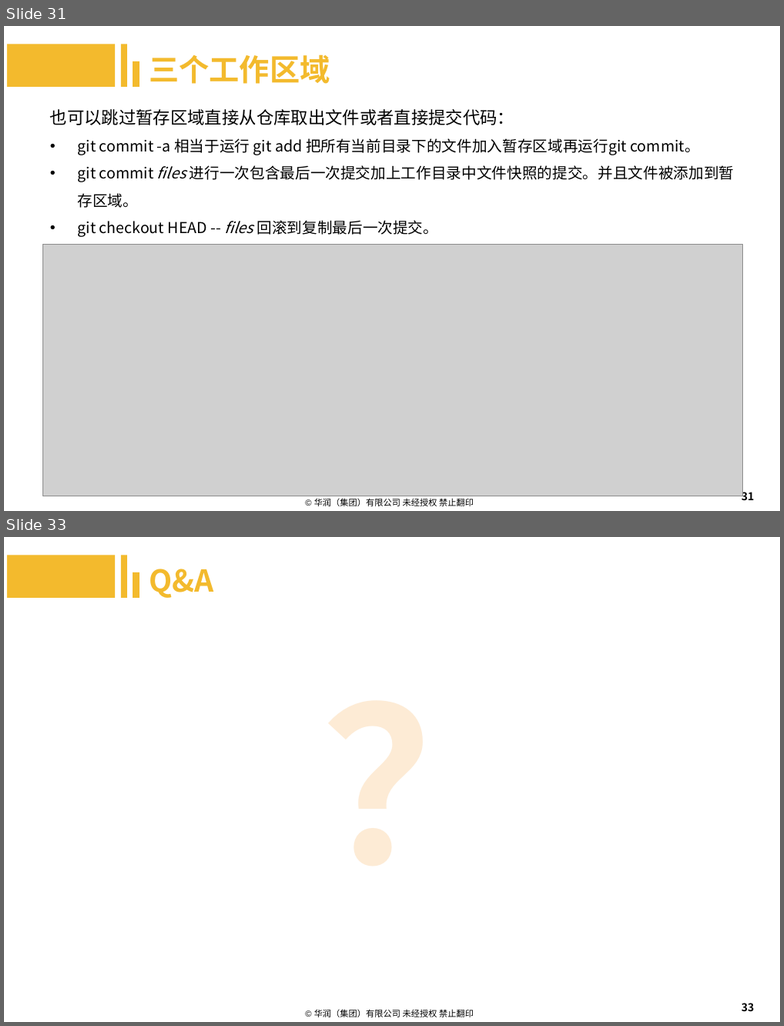
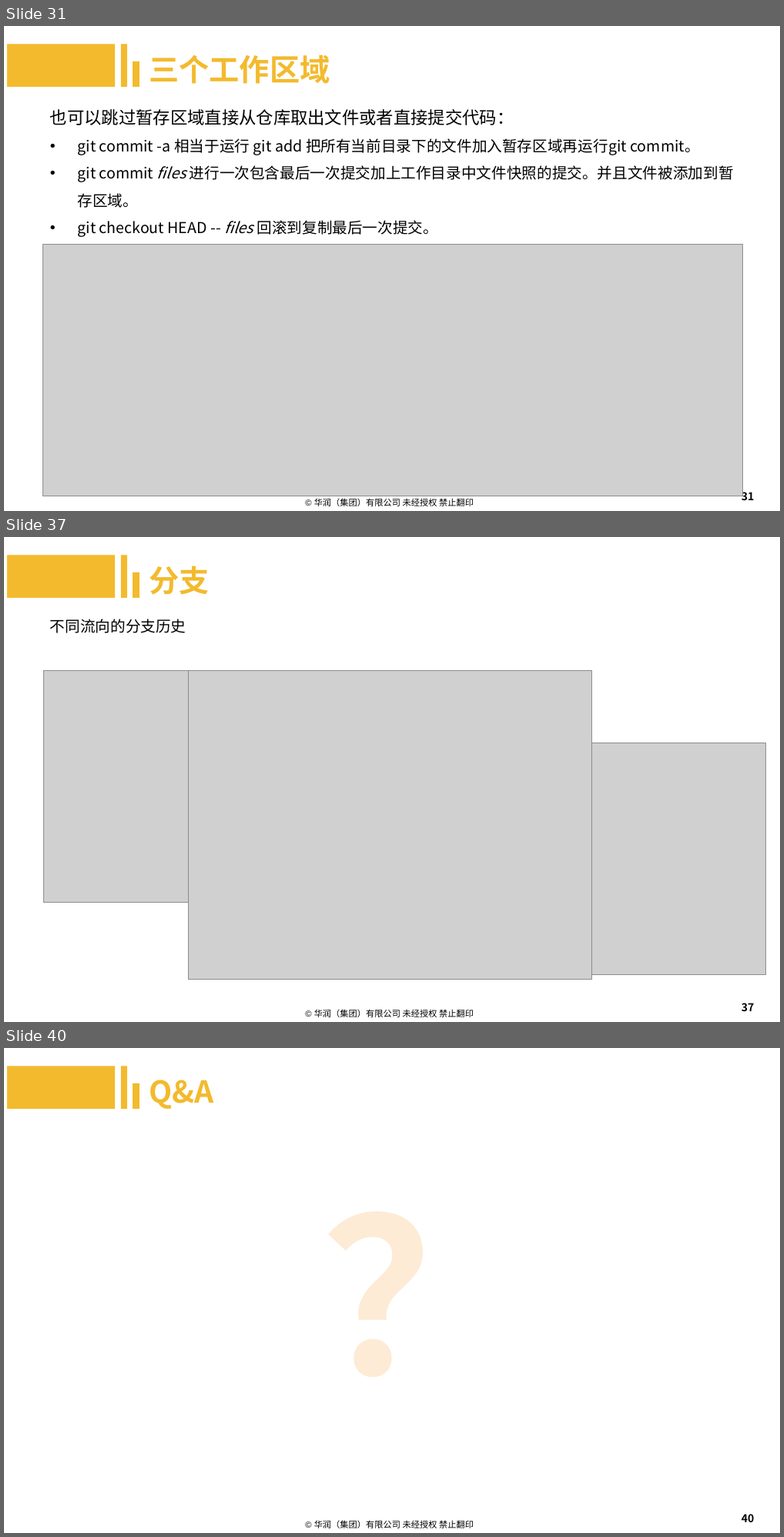
Before and after one commit to machenzhao/git-present, a slide deck: Git.pptx. Shown one above the other, each under a label of ours: slides 31 and 33 before the commit, slides 31, 37 and 40 after it; the slides between them are not shown. The pictures are 784x1026 and 784x1537 pixels, drawn with LibreOffice and Linux fonts; fonts in the diff are those of the drawing; grey boxes stand for pictures; background and template pictures are left out. Boxes give left, top, right and bottom in pixels: in the first picture for what was removed or moved away, otherwise in the second. Text is boxed around its words. In the diff, an @@ line names an element or a change of style, - is before the commit and + after.

Commit message:
更新分支和HEAD

```diff
--- a/Git.pptx
+++ b/Git.pptx
@@ slide 37 added at box(4, 537, 780, 1022), background #FFFFFF; not listed: 1 template element that a slide beside it also shows @@
@@ rectangle added at box(7, 555, 115, 598), fill #F3BA2D @@
@@ rectangle added at box(121, 555, 127, 598), fill #F3BA2D @@
@@ rectangle added at box(133, 572, 140, 599), fill #F3BA2D @@
@@ text added at box(149, 565, 209, 595), 28 pt, text #F3BA2D, bold @@
+分支
@@ text added at box(50, 619, 186, 633), 14 pt, text #000000 @@
+不同流向的分支历史
@@ picture added at box(43, 670, 448, 903) @@
@@ picture added at box(188, 670, 592, 980) @@
@@ picture added at box(362, 743, 766, 975) @@
@@ page number added at box(742, 1003, 754, 1011), 10 pt, text #000000 @@
+37
@@ what was slide 33 is now slide 40 @@
@@ page number at box(742, 1514, 754, 1522): text changed @@
-33
+40
```
Also in this commit, not shown: 7 other slides added, 1 slide removed.
